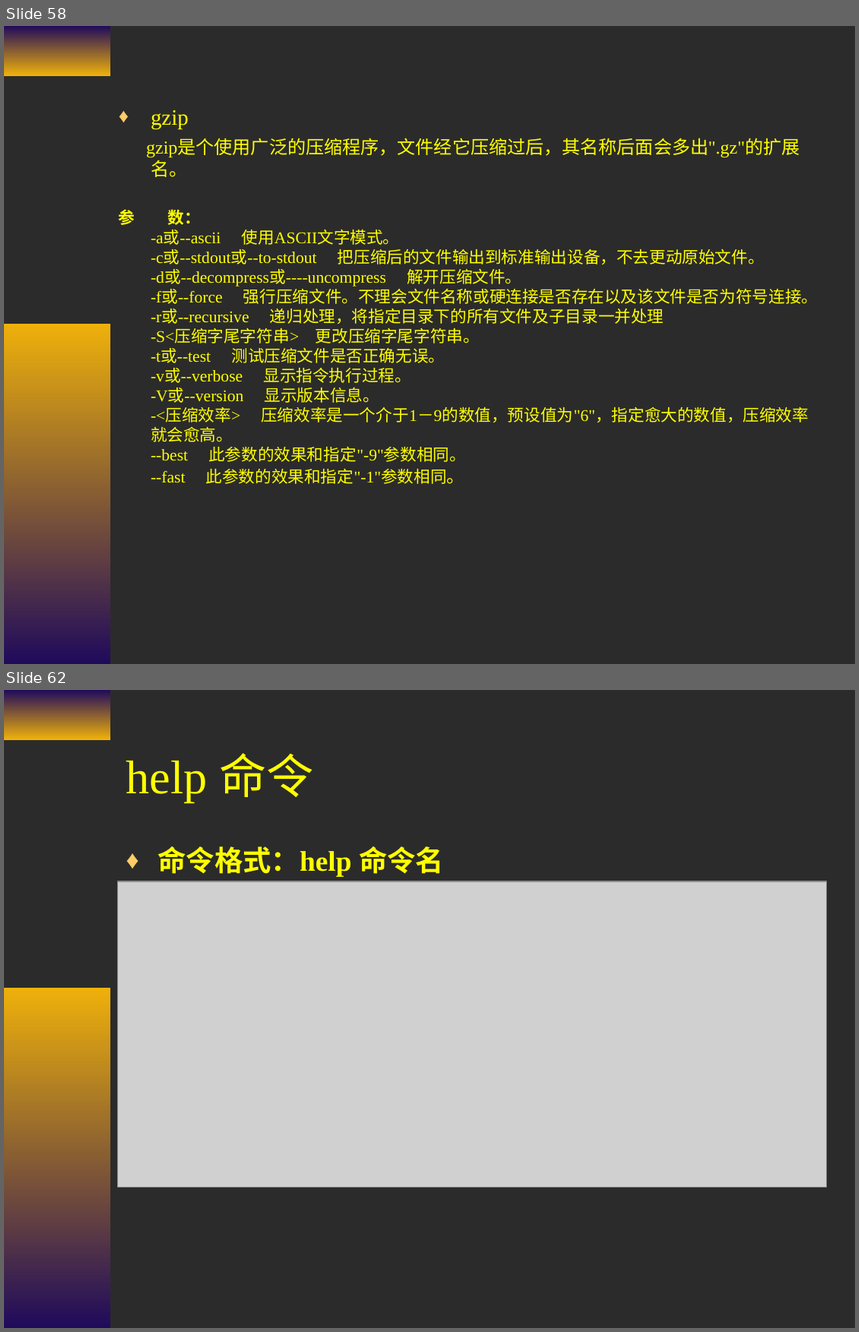
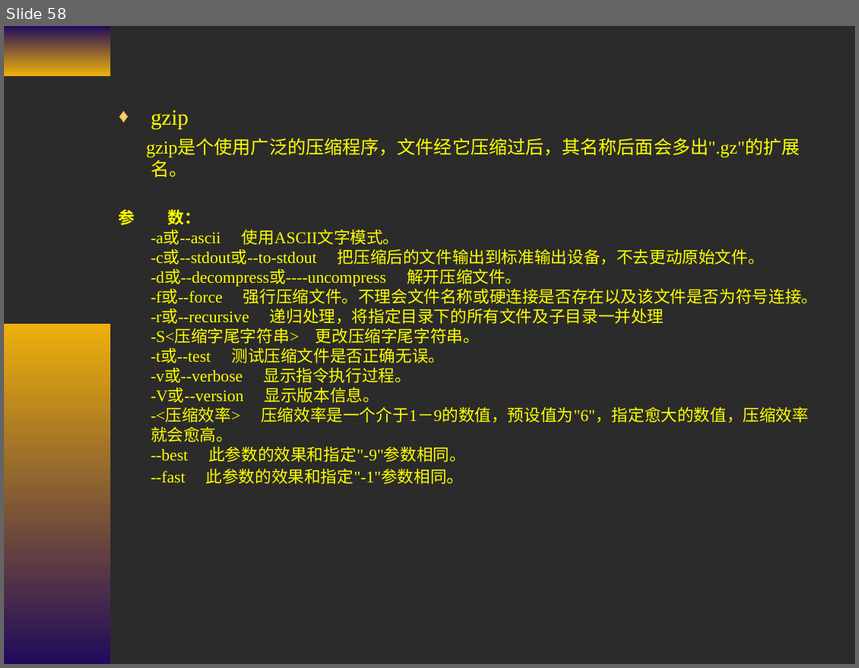
Before and after one commit to cash2one/ekproject, a slide deck: workSpace/temp/资料/复件 第二章 Linux常用命令.ppt. Shown one above the other, each under a label of ours: slides 58 and 62 before the commit, slide 58 after it; the slides between them are not shown. The pictures are 859x1332 and 859x668 pixels, drawn with LibreOffice and Linux fonts; fonts in the diff are those of the drawing; grey boxes stand for pictures; background and template pictures are left out; a plain dark background stands for a picture behind light text. Boxes give left, top, right and bottom in pixels: in the first picture for what was removed or moved away, otherwise in the second. Text is boxed around its words. In the diff, an @@ line names an element or a change of style, - is before the commit and + after.

```diff
--- a/workSpace/temp/资料/复件 第二章 Linux常用命令.ppt
+++ b/workSpace/temp/资料/复件 第二章 Linux常用命令.ppt
@@ slide 62 removed at [4, 690, 855, 1328], background picture (left out); not listed: 2 template elements that a slide beside it also shows @@
@@ title removed at [126, 753, 313, 802] @@
-help 命令
@@ text removed at [158, 847, 444, 877] @@
-♦ 命令格式：help 命令名
@@ picture removed at [117, 882, 826, 1188] @@
```
Also in this commit, not shown: 4 slides added, 6 other slides removed.
